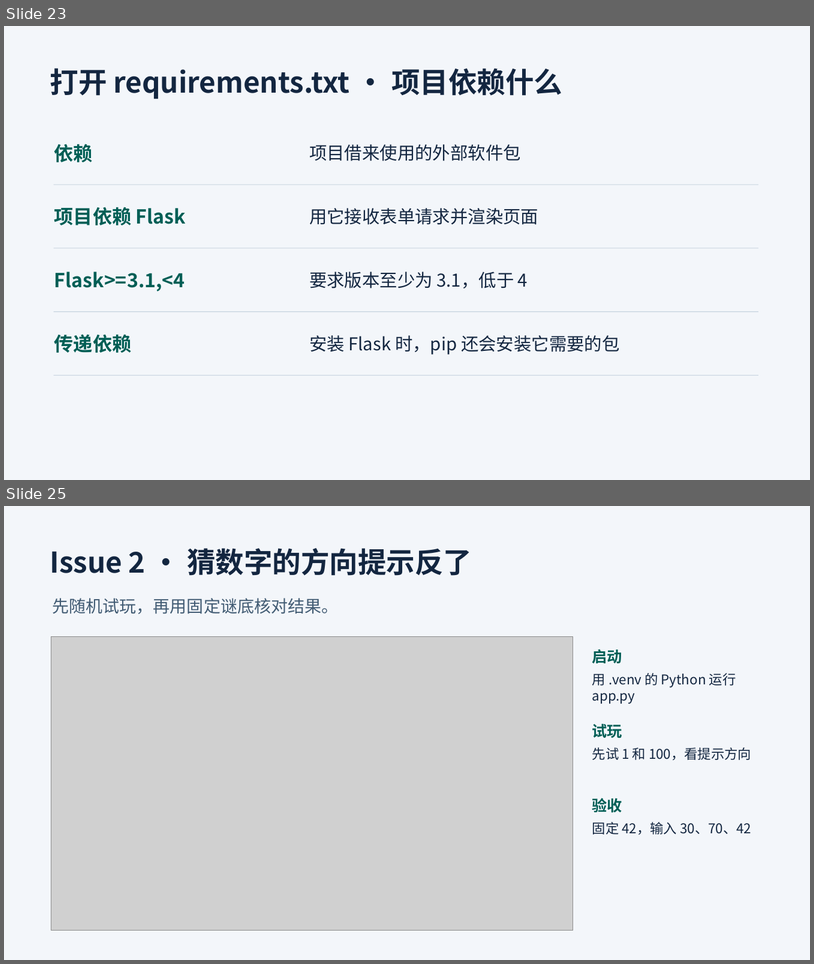
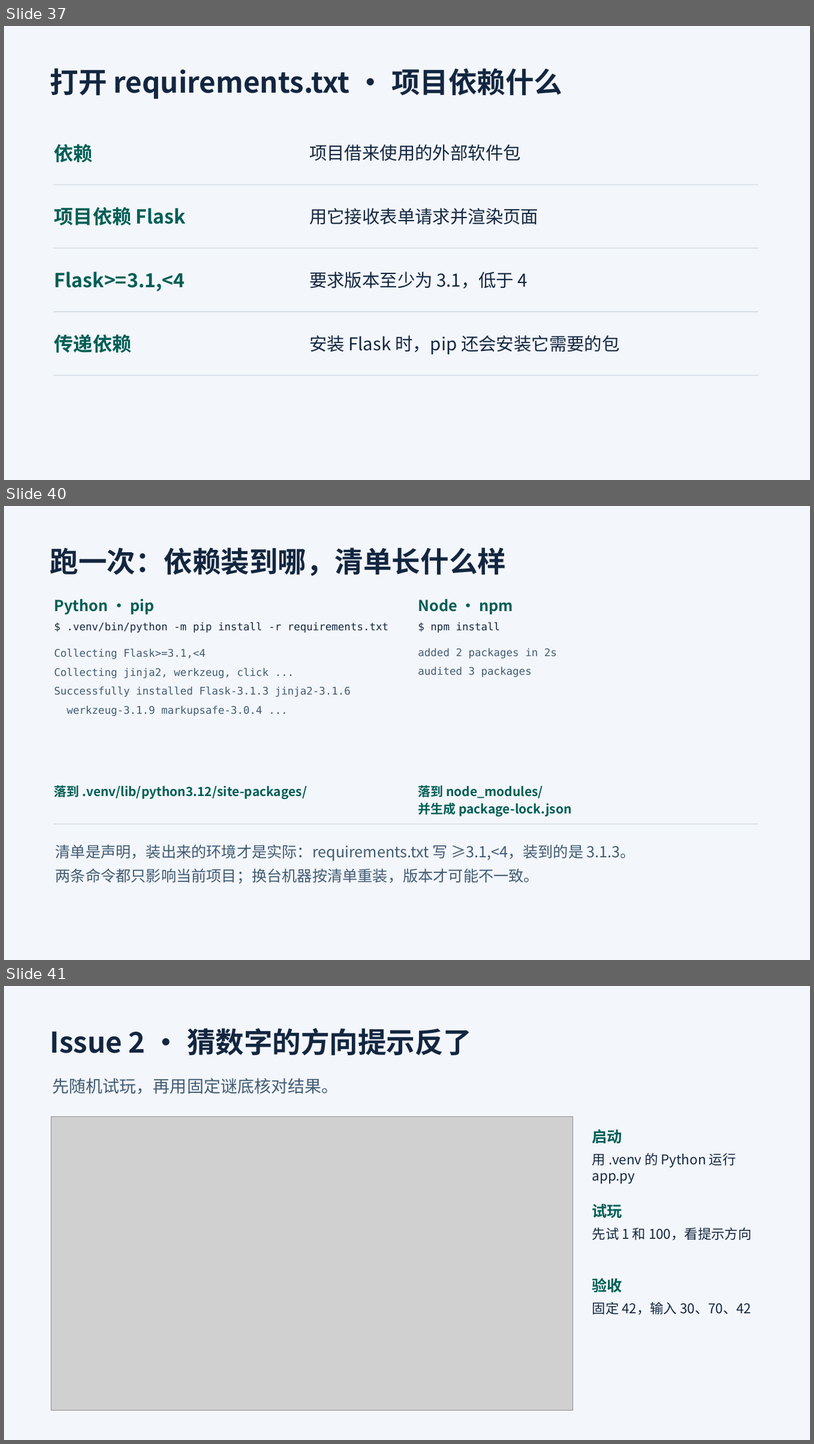
Before and after one commit to Zewang0217/boyuan-tech-sharing-lesson-01, a slide deck: materials/开发环境配置与编辑器.pptx. Shown one above the other, each under a label of ours: slides 23 and 25 before the commit, slides 37, 40 and 41 after it; the slides between them are not shown. The pictures are 814x964 and 814x1444 pixels, drawn with LibreOffice and Linux fonts; fonts in the diff are those of the drawing; grey boxes stand for pictures. Boxes give left, top, right and bottom in pixels: in the first picture for what was removed or moved away, otherwise in the second. Text is boxed around its words. In the diff, an @@ line names an element or a change of style, - is before the commit and + after.

Commit message:
docs(lesson): 补齐工具链与 AI 章节，改用激活环境启动
- 课件从 36 页扩到 56 页：GitHub 仓库页与许可证、练手仓库、编辑器谱系与截图、VS Code 介绍与打开项目、包管理器、推荐扩展、DevTools、npm/npx、装依赖演示、AI 章节
- 两个 README 改为 source .venv/bin/activate 启动，补充 uv 与 GUESS_TARGET 固定谜底写法
- 补充 MIT LICENSE、Windows 快捷键 PDF、图标与书封素材，忽略 Office 锁文件

```diff
--- a/materials/开发环境配置与编辑器.pptx
+++ b/materials/开发环境配置与编辑器.pptx
@@ slide 40 added at (x1=4, y1=506, x2=810, y2=960), background #F3F6FA @@
@@ text added at (x1=50, y1=547, x2=507, y2=576), 34 pt, text #132640, bold @@
+跑一次：依赖装到哪，清单长什么样
@@ text added at (x1=54, y1=598, x2=154, y2=615), 18 pt, text #005E55, bold @@
+Python · pip
@@ text added at (x1=418, y1=599, x2=514, y2=615), 18 pt, text #005E55, bold @@
+Node · npm
@@ text added at (x1=67, y1=622, x2=389, y2=633), 12.5 pt, text #132640 @@
+$ .venv/bin/python -m pip install -r requirements.txt
@@ text added at (x1=431, y1=622, x2=501, y2=633), 12.5 pt, text #132640 @@
+$ npm install
@@ text added at (x1=54, y1=648, x2=351, y2=716), 12.5 pt, text #415B73 @@
+Collecting Flask>=3.1,<4
+Collecting jinja2, werkzeug, click ...
+Successfully installed Flask-3.1.3 jinja2-3.1.6
+werkzeug-3.1.9 markupsafe-3.0.4 ...
@@ text added at (x1=418, y1=648, x2=557, y2=677), 12.5 pt, text #415B73 @@
+added 2 packages in 2s
+audited 3 packages
@@ text added at (x1=54, y1=785, x2=307, y2=799), 15 pt, text #005E55, bold @@
+落到 .venv/lib/python3.12/site-packages/
@@ text added at (x1=418, y1=785, x2=572, y2=816), 15 pt, text #005E55, bold @@
+落到 node_modules/
+并生成 package-lock.json
@@ line added from (54, 823) to (759, 823), #C8D4E0 0.8 pt @@
@@ text added at (x1=56, y1=844, x2=636, y2=883), 18 pt, text #415B73 @@
+清单是声明，装出来的环境才是实际：requirements.txt 写 ≥3.1,<4，装到的是 3.1.3。
+两条命令都只影响当前项目；换台机器按清单重装，版本才可能不一致。
@@ what was slide 23 is now slide 37 @@
@@ what was slide 25 is now slide 41 @@
```
Also in this commit, not shown: 6 slides changed, 19 other slides added, 31 other files.
